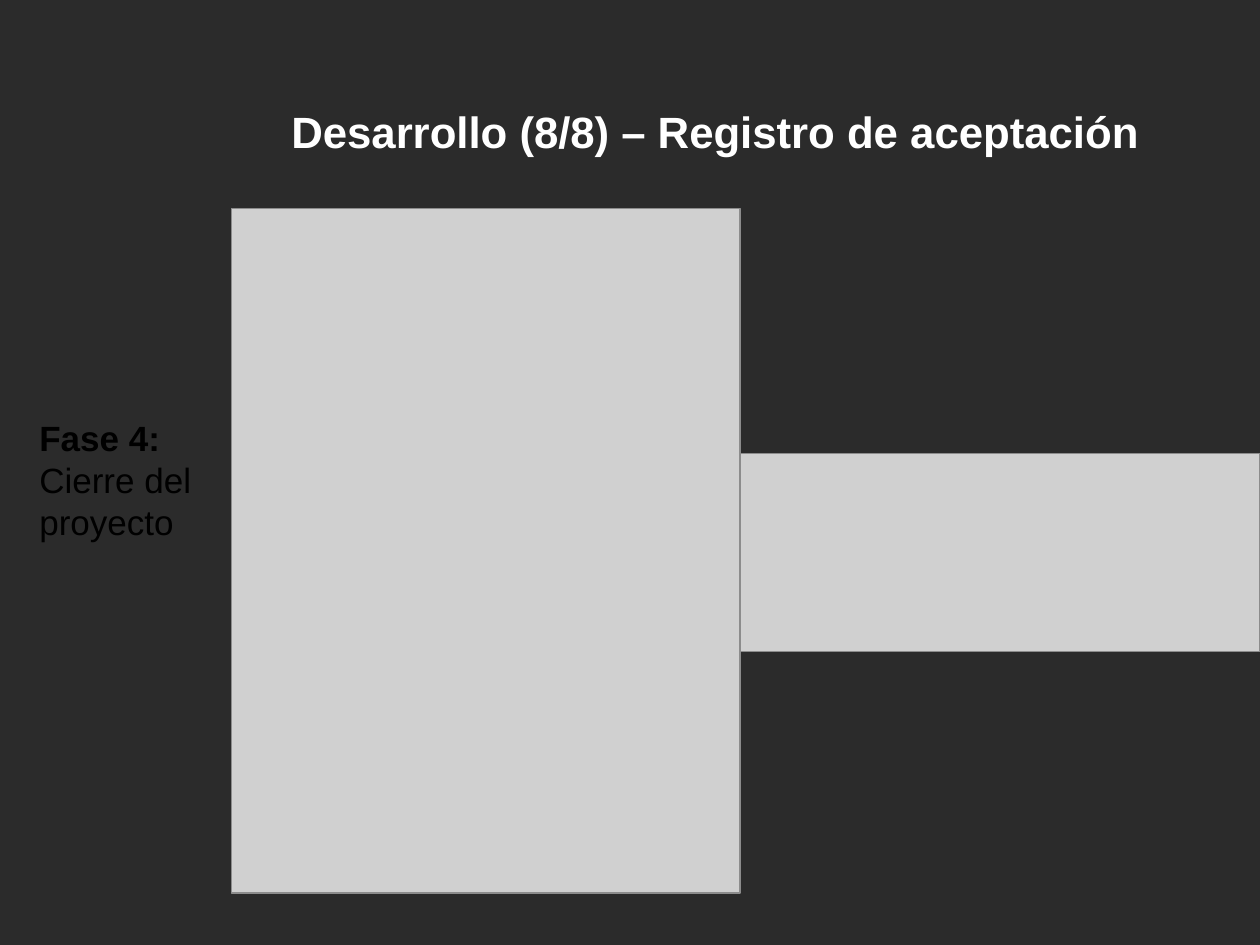
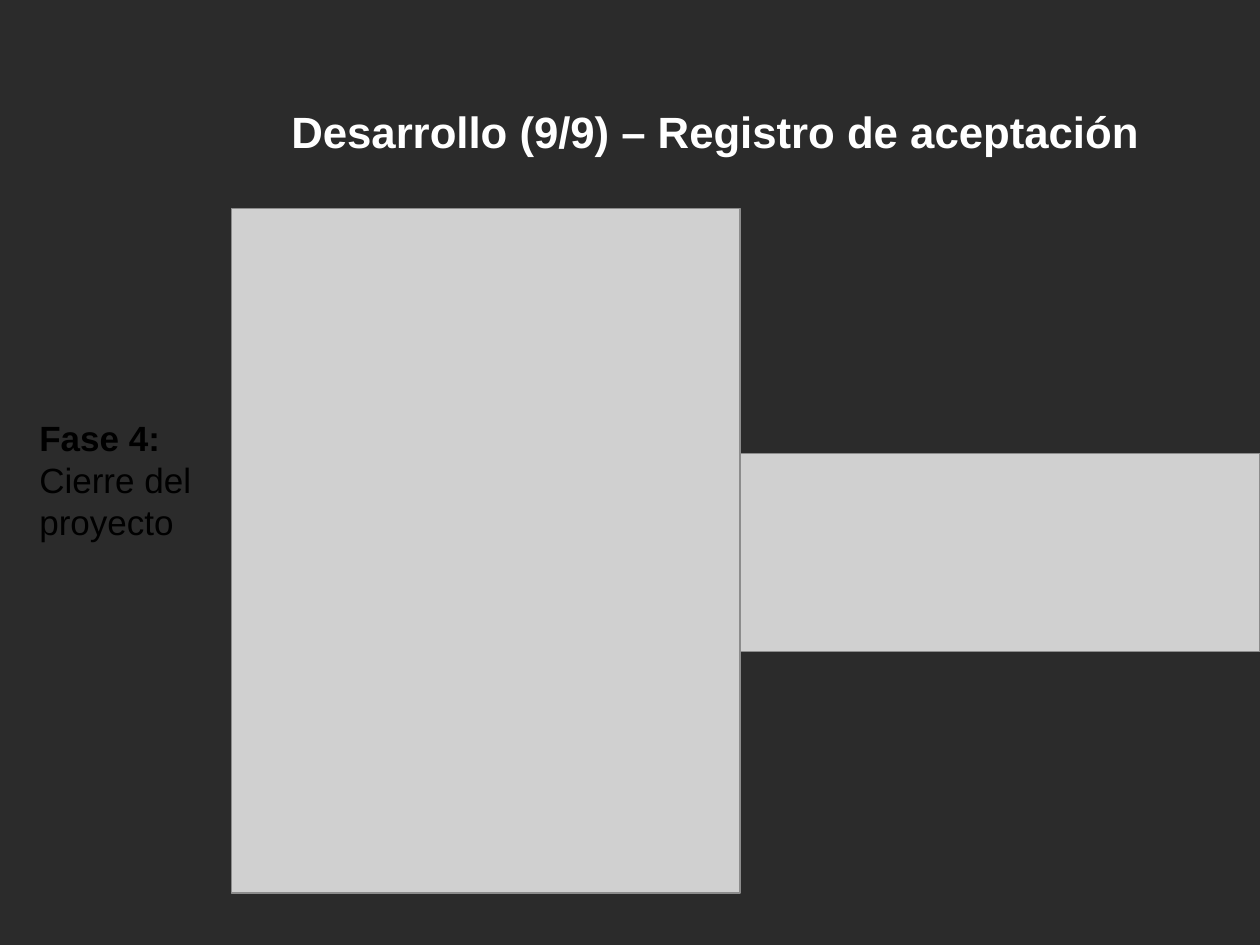
Before and after one commit to cristianpazu/Proyecto-Sanambiente, a slide deck: slide 25 of Documento(s) de proyecto de grado/Presentación del proyecto de grado.pptx (slide 20 before the commit). Drawn at 1260x945 pixels with LibreOffice and Linux fonts; fonts in the diff are those of the drawing; grey boxes stand for pictures; background and template pictures are left out; a plain dark background stands for a picture behind light text. Boxes give left, top, right and bottom in pixels: in the first picture for what was removed or moved away, otherwise in the second. Text is boxed around its words. In the diff, an @@ line names an element or a change of style, - is before the commit and + after.

```diff
--- a/Documento(s) de proyecto de grado/Presentación del proyecto de grado.pptx
+++ b/Documento(s) de proyecto de grado/Presentación del proyecto de grado.pptx
@@ title at box(291, 116, 1138, 157): text changed @@
-Desarrollo (8/8) – Registro de aceptación
+Desarrollo (9/9) – Registro de aceptación
```
Also in this commit, not shown: 17 other slides changed, 5 slides added.
